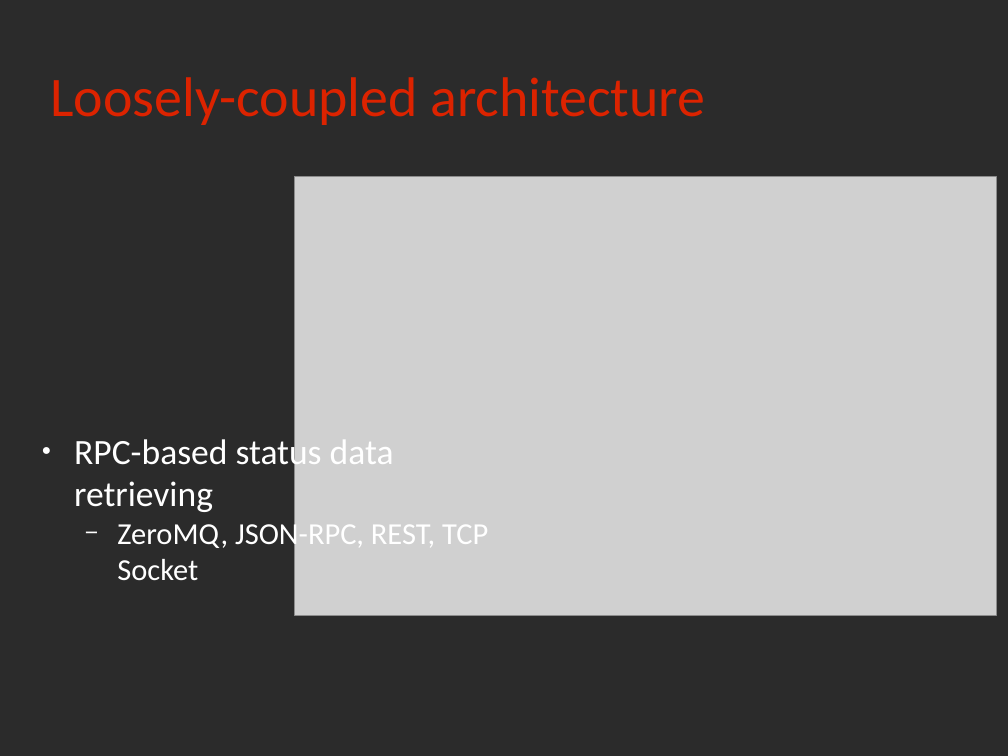
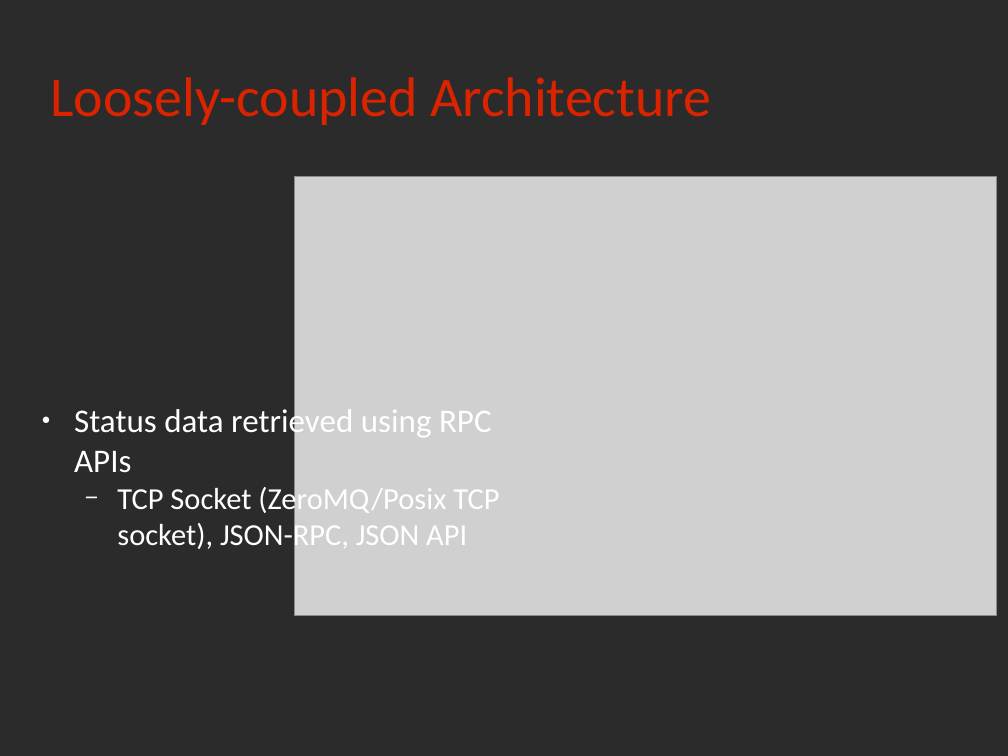
Before and after one commit to rchakode/realopinsight, a slide deck: slide 27 of doc/talks/rmll-2013.odp (slide 23 before the commit). Drawn at 1008x756 pixels with LibreOffice and Linux fonts; fonts in the diff are those of the drawing; grey boxes stand for pictures; background and template pictures are left out; a plain dark background stands for a picture behind light text. Boxes give left, top, right and bottom in pixels: in the first picture for what was removed or moved away, otherwise in the second. Text is boxed around its words. In the diff, an @@ line names an element or a change of style, - is before the commit and + after.

```diff
--- a/doc/talks/rmll-2013.odp
+++ b/doc/talks/rmll-2013.odp
@@ title at <box>50,77,711,125</box>: text changed @@
-Loosely-coupled architecture
+Loosely-coupled Architecture
@@ text at <box>74,405,499,553</box>: text changed @@
-● RPC-based status data retrieving
-  − ZeroMQ, JSON-RPC, REST, TCP Socket
+● Status data retrieved using RPC APIs
+  − TCP Socket (ZeroMQ/Posix TCP socket), JSON-RPC, JSON API
```
Also in this commit, not shown: 24 other slides changed, 6 slides added, 6 slides removed, 2 other files.
